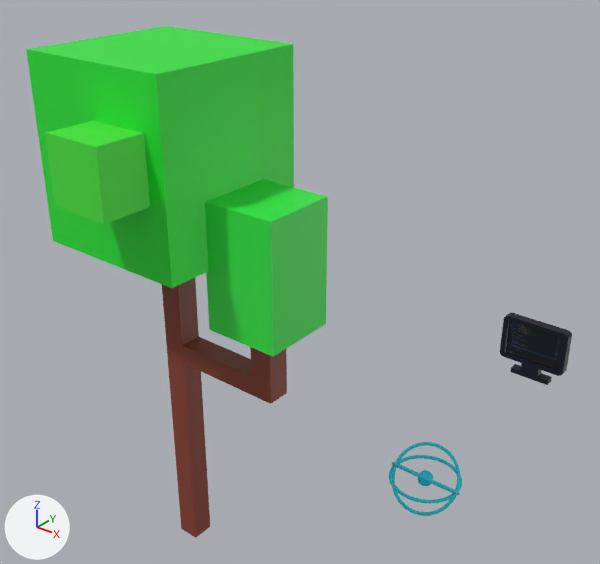
An edit to the glTF model public/React.glb, drawn before and after from the same camera.
Rendered twice from a 50 mm lens placed at (12.8, -24.1, 21.8), pointed at (-3.8, -3.3, 8.9). The lights are fixed; the arrows at lower left show +X, +Y and +Z. Where no turn or scale is listed for an object, it has been applied to the vertices.

In view in the first picture: 'Cube', 'react2', 'tree'.
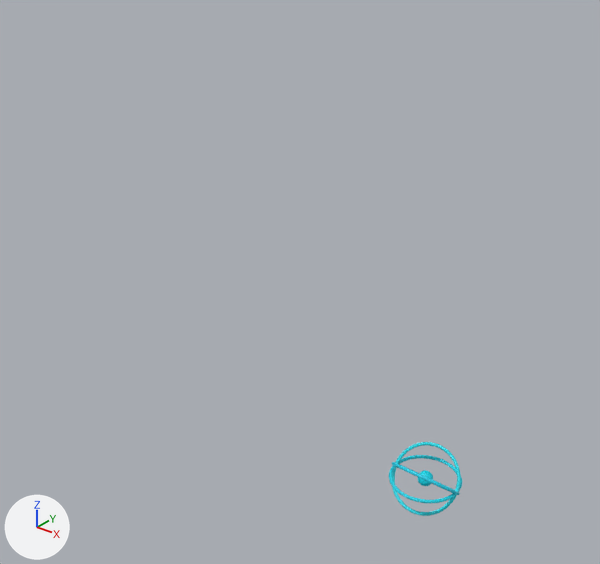
Boxes (x1, y1, x2, y2) around the edits, measured in the pictures (600 x 564 px):
'tree', deleted (green)
    before: (26, 26, 328, 538)
    faces in mat_leaf_001 (green #26e736): (26, 26, 294, 288)
    faces in mat_material_003 (green #35e748): (205, 179, 328, 357)
    faces in mat_branch (red #8b402f): (162, 278, 287, 538)
    faces in mat_material_002 (green #4be73e): (45, 120, 150, 224)
'Cube', deleted
    before: (500, 313, 572, 385)
    faces in mat_screen (picture img_609951776_1579425286306984_8499607186358838509_n): (506, 320, 563, 371)
    faces in mat_base (black #090c25): (500, 313, 572, 385)

The edits, one by one:
Object 'Cube' (ob_cube) is deleted.
Object 'tree' (ob_tree) is deleted.
